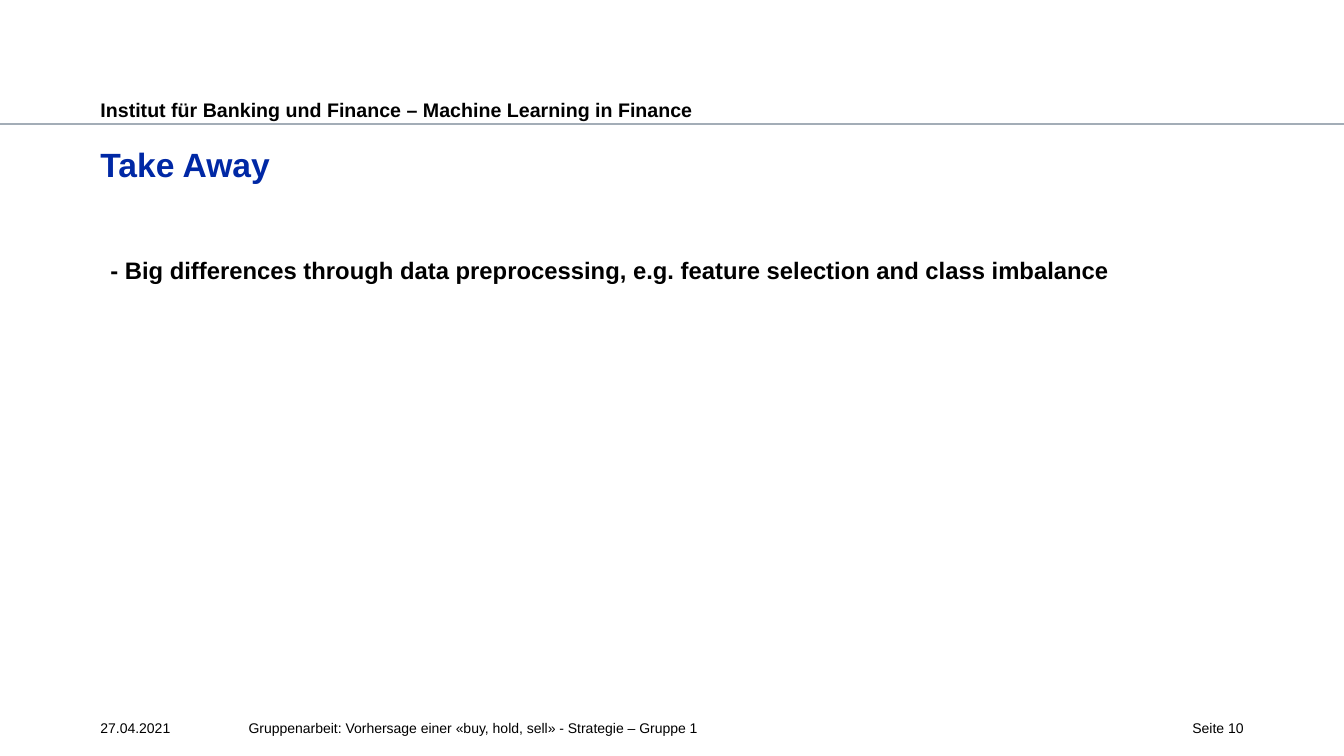
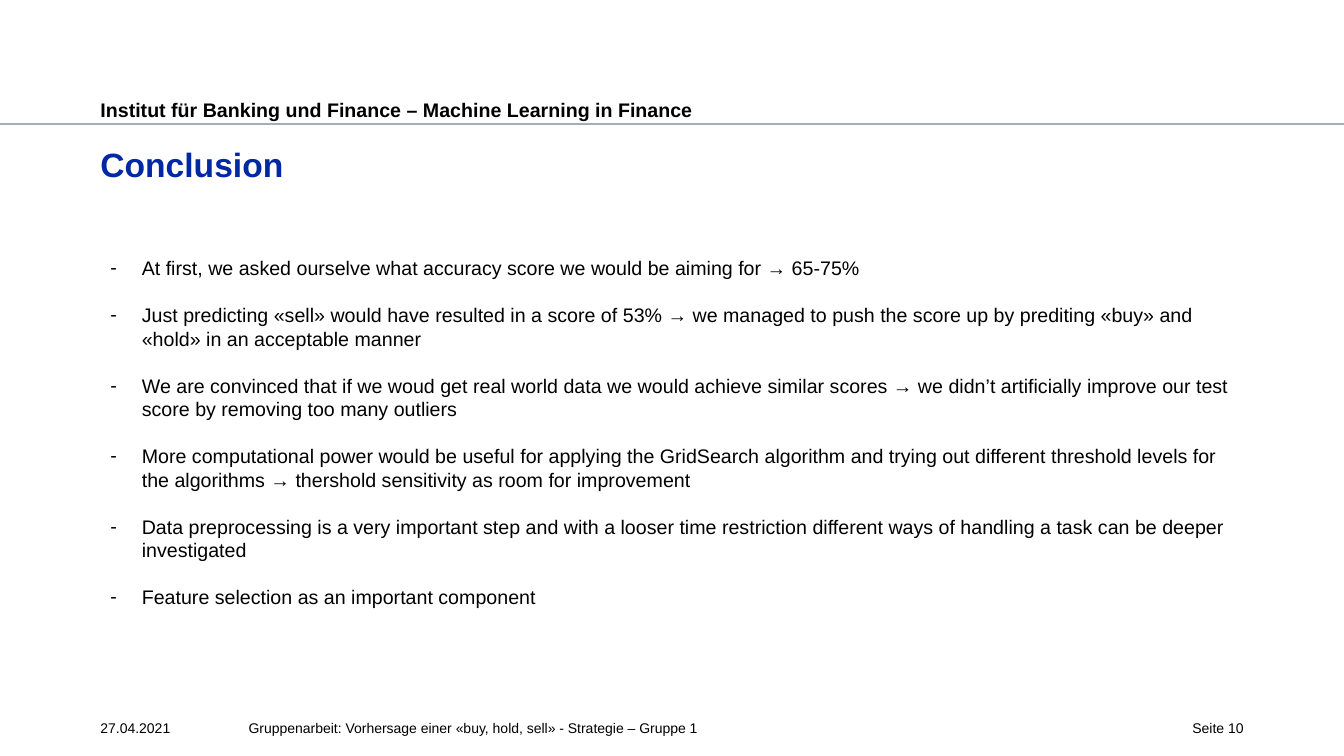
Before and after one commit to alesroger/ML_in_Finance_2021_GROUP_1, a slide deck: slide 10 of Machine_Learning_in_Finance_Gruppenarbeit_Gruppe1_V1.pptx. Drawn at 1344x756 pixels with LibreOffice and Linux fonts; fonts in the diff are those of the drawing; background and template pictures are left out. Boxes give left, top, right and bottom in pixels: in the first picture for what was removed or moved away, otherwise in the second. Text is boxed around its words. In the diff, an @@ line names an element or a change of style, - is before the commit and + after.

```diff
--- a/Machine_Learning_in_Finance_Gruppenarbeit_Gruppe1_V1.pptx
+++ b/Machine_Learning_in_Finance_Gruppenarbeit_Gruppe1_V1.pptx
@@ title at (100,152,283,178): text changed @@
-Take Away
+Conclusion
@@ text at (142,260,1228,608): text changed; size 17 to 14 pt; bold off @@
-- Big differences through data preprocessing, e.g. feature selection and class imbalance
+– At first, we asked ourselve what accuracy score we would be aiming for → 65-75%
+– Just predicting «sell» would have resulted in a score of 53% → we managed to push the score up by prediting «buy» and «hold» in an acceptable manner
+– We are convinced that if we woud get real world data we would achieve similar scores → we didn’t artificially improve our test score by removing too many outliers
+– More computational power would be useful for applying the GridSearch algorithm and trying out different threshold levels for the algorithms → thershold sensitivity as room for improvement
+– Data preprocessing is a very important step and with a looser time restriction different ways of handling a task can be deeper investigated
+– Feature selection as an important component
```
Also in this commit, not shown: 6 other slides changed.
